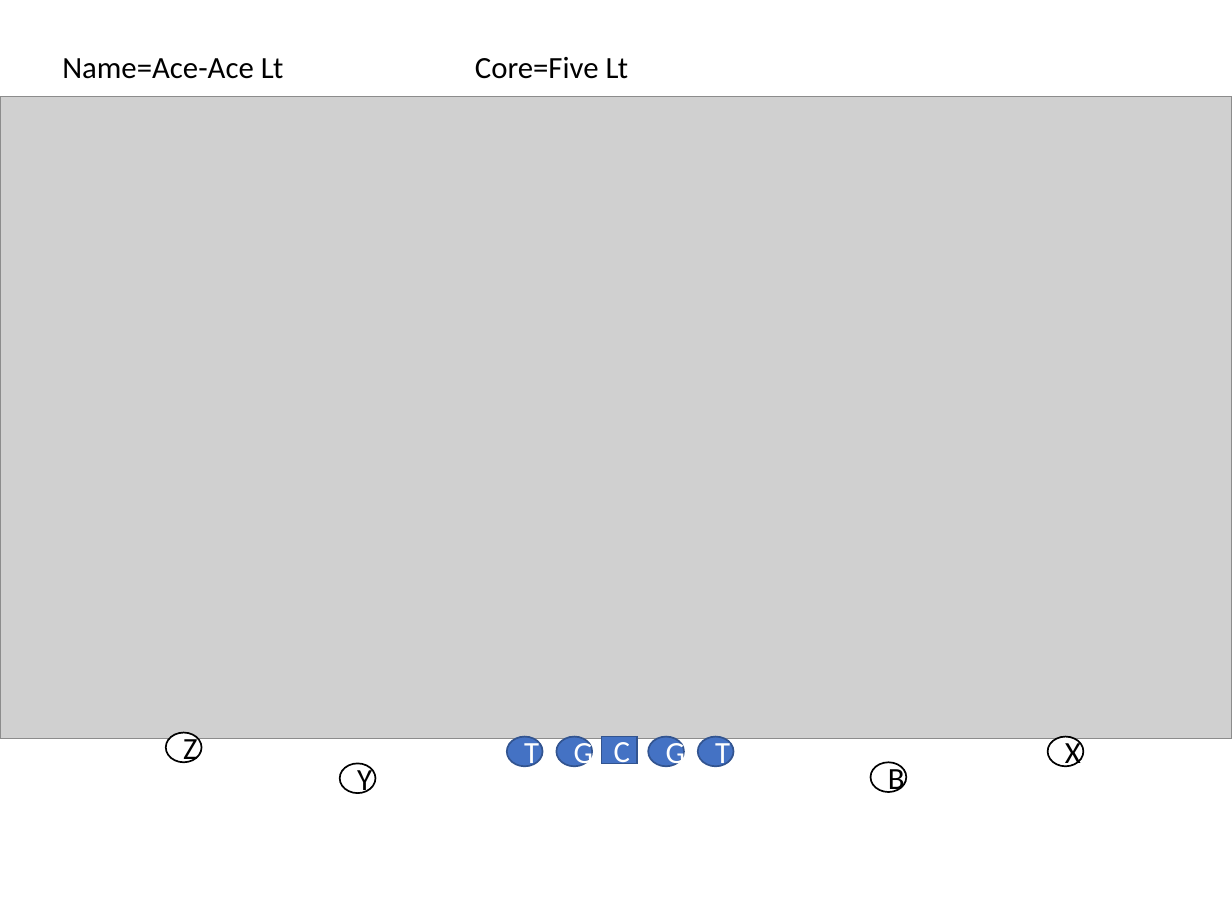
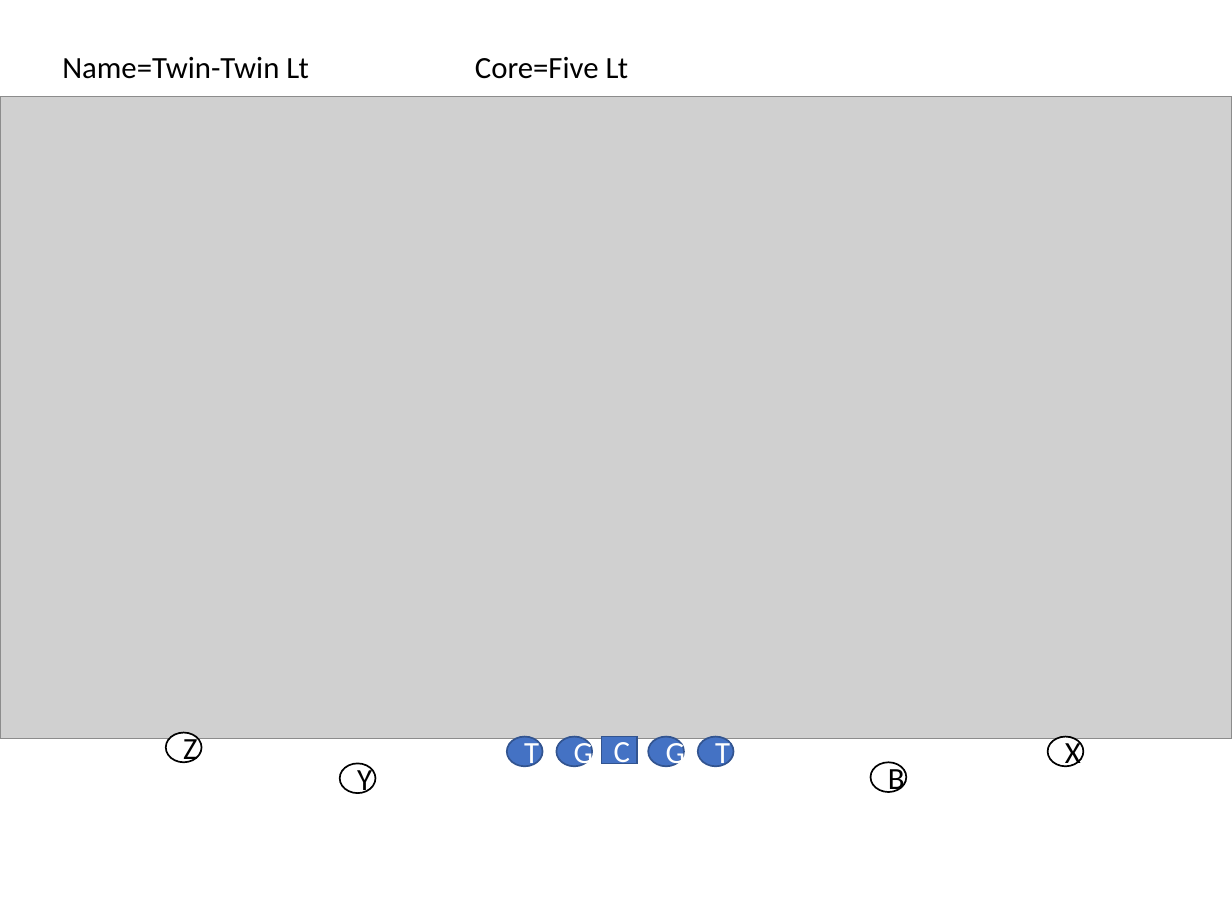
Before and after one commit to Aceplace/VBAScoutCard, a slide deck: slide 6 of formation_templates.pptx (slide 2 before the commit). Drawn at 1232x924 pixels with LibreOffice and Linux fonts; fonts in the diff are those of the drawing; grey boxes stand for pictures. Boxes give left, top, right and bottom in pixels: in the first picture for what was removed or moved away, otherwise in the second. Text is boxed around its words. In the diff, an @@ line names an element or a change of style, - is before the commit and + after.

```diff
--- a/formation_templates.pptx
+++ b/formation_templates.pptx
@@ text at [62,57,309,79]: text changed @@
-Name=Ace-Ace Lt
+Name=Twin-Twin Lt
```
Also in this commit, not shown: 1 other slide changed, 2 other files.
